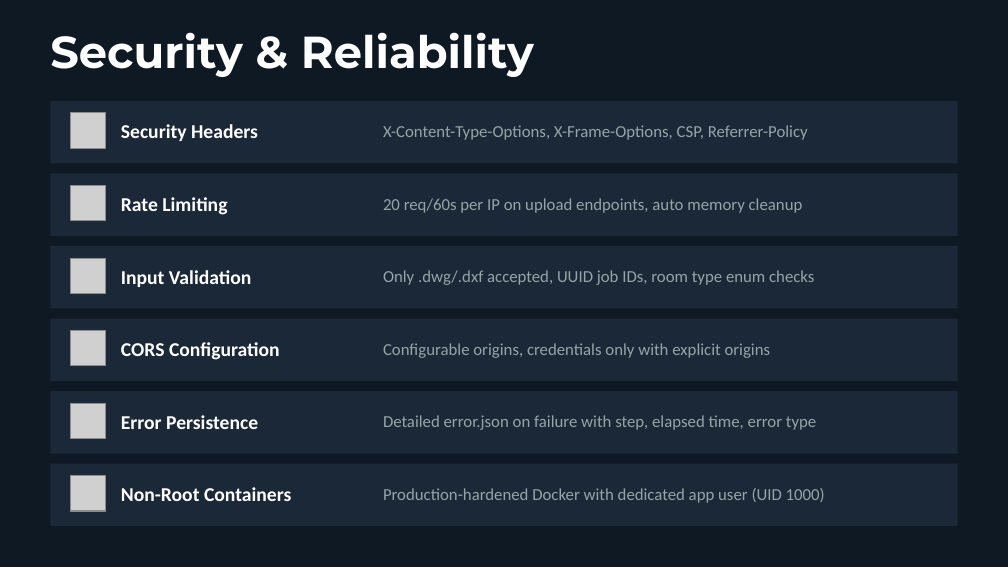
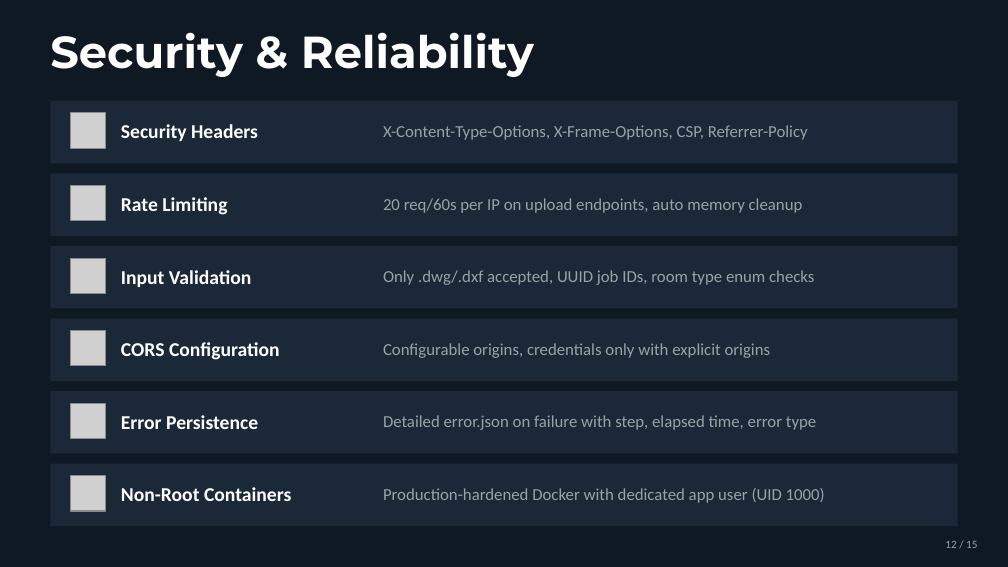
Before and after one commit to NWichter-NeoTube/RescueForge, a slide deck: slide 12 of RescueForge_Final.pptx. Drawn at 1008x567 pixels with LibreOffice and Linux fonts; fonts in the diff are those of the drawing; grey boxes stand for pictures. Boxes give left, top, right and bottom in pixels: in the first picture for what was removed or moved away, otherwise in the second. Text is boxed around its words. In the diff, an @@ line names an element or a change of style, - is before the commit and + after.

```diff
--- a/RescueForge_Final.pptx
+++ b/RescueForge_Final.pptx
@@ text added at bbox=[945, 541, 977, 548], 8 pt, text #95A5A6 @@
+12 / 15
```
Also in this commit, not shown: 12 other slides changed, 1 slide added, 1 other file.
